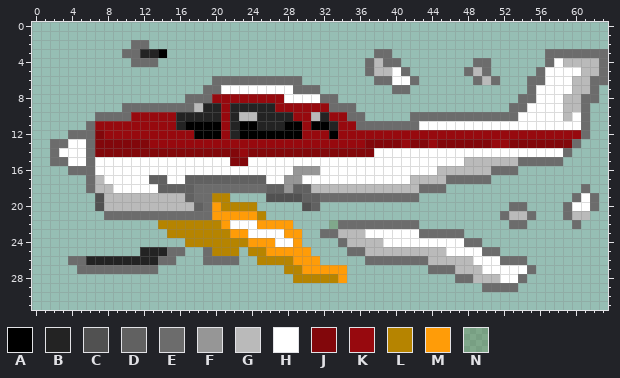
Two states of a pixel-art sprite, src/_TEX8.png. This is how it looked before the edit.
The file is 64x32 pixels.
Palette (. is transparent): A #000000  B #232323  C #515151  D #616161  E #6c6c6c  F #969696  G #bababa  H #ffffff  J #82070b  K #97090e  L #b68400  M #ff9c08  N #4e742c4d
Pixels before, first column x 2:
 2 .........EE...................................................
 3 ........EEBBA.......................EE.................EEEEEEE
 4 .........EEE.......................EGEE........EE......EHGGGGE
 5 ...................................EGGHE......EGE.....EHHHHGGE
 6 ..................EEEEEEEEEE........EEHHE......EGE...EEHHHGGEE
 7 .................EEHHHHHHHHEEE........EE.............EHHHHGGE.
 8 ...............EEEKKKKKKKKHHHHEE....................EEHHHGGEE.
 9 ........EEEEEEEEGBBKBBBBBKKKKKKEEE.................EEHHHHGGE..
10 .....EEEEKKKKKBBBBBKBGGBBBBKKGBKKEE.....EEEEEEEEEEEEHHHHHGHE..
11 ....EKKKKKKKKKBAAAAKBAABBBAAKAABKKEEEEEEEHHHHHHHHHHHHHHHHHHE..
12 ..EEEJKKKKKKKKKKAAAKBAAAAAAAKKKAKKKKKKKKKKKKKKKKKKKKKKKKKKKE..
13 EEHHEJJJJJJKKKKKKKKKKKKKKKKKKKKKKKKJJJJKJJKJJJJJJKKJJJJJJJE...
14 EHHHEJJJJJJJJJJJJJJJJKJJJJJJJJJJJJJJHHHHHHHHHHHHHHHHHHHHHE....
15 EEHHEHHHHHHHHHHHHHHHJJHHHHHHHHHHHHHHHHHHHHHHHHGGGGGGEEEEE.....
16 ..EEEHHHHHHHHHHHHHHHHHHHHHHFFFHHHHHHHHHHHHHGGGGGGEEE..........
17 ....EGHHHHHDDHHDDDDDDDDDHHFFHHHHHHHHHHHHGGGGEEEEE.............
18 ....EGGHHHHHDDDDEEEEEEEEDDFDDGGGGGGGGGGGGEEE...............E..
19 .....CGGGGGGGGGDEELL....CCCCDDEEEEEEEEEEE.................EHE.
20 .....CGGGGGGGGGGDEMLLLL.....CD.....................EE....EHHE.
21 ......EEEEEEEEEEEEMMMMML..........................EGGE...EGG..
22 ............LLLLLLLMHHHMMMM....NEEEEEEEEE..........EE.....E...
23 .............LLLLLLLMMHHHHMM..EEGGGHHHHHHEEEEE................
24 ...............LLLLLLLMMMHHM....EGGGGHHHHHHHHHEE..............
25 ..........BBBEE..ELLL.LLMMMMM....EEGGGGGGGGGHHHHEE............
26 ..EEBBBBBBBBEE...EEEE..LLLLMMM.....EEEEEEEGGGGGHHHEEE.........
27 ...EEEEEEEEE..............LLMMMMM.........EEEGGGHHHHHE........
28 ...........................LLLLLM............EEGGGHHE.........
29 ................................................EEEE..........
And afterwards:
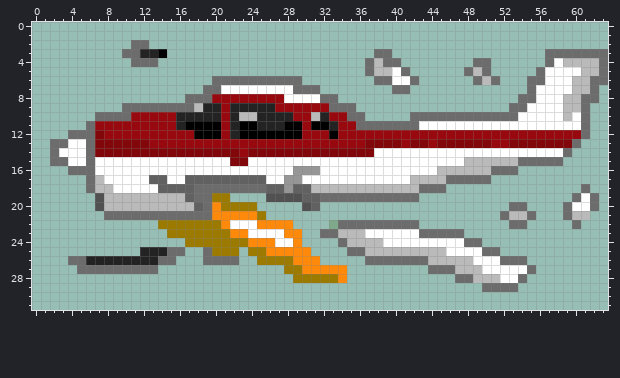
Diff:
colour L: #b68400 -> #9c7a00
colour M: #ff9c08 -> #ff890a
Boxes around the changes in both pictures, in picture pixels (x1, y1, x2, y2):
changed: (158, 193, 347, 283)
